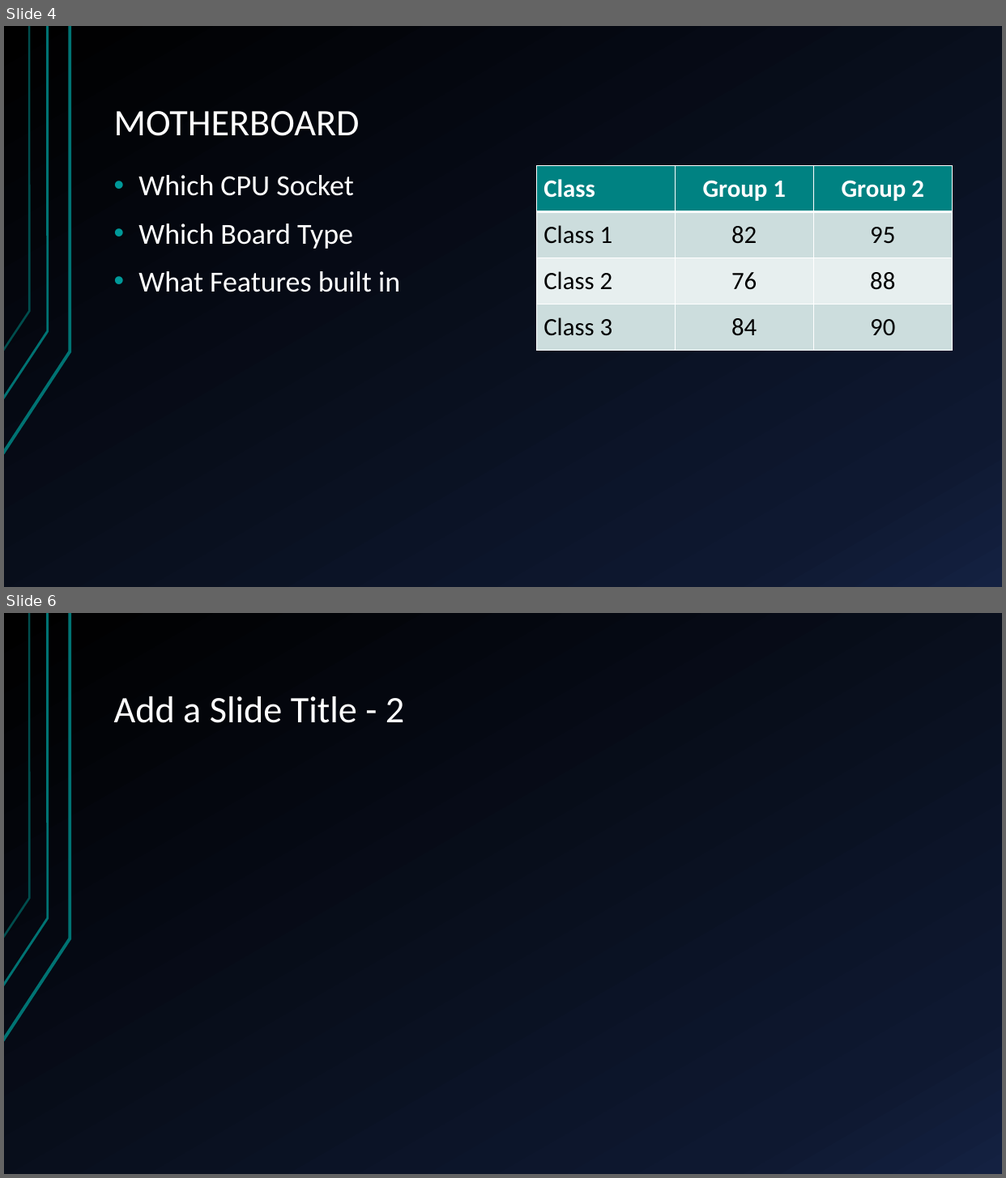
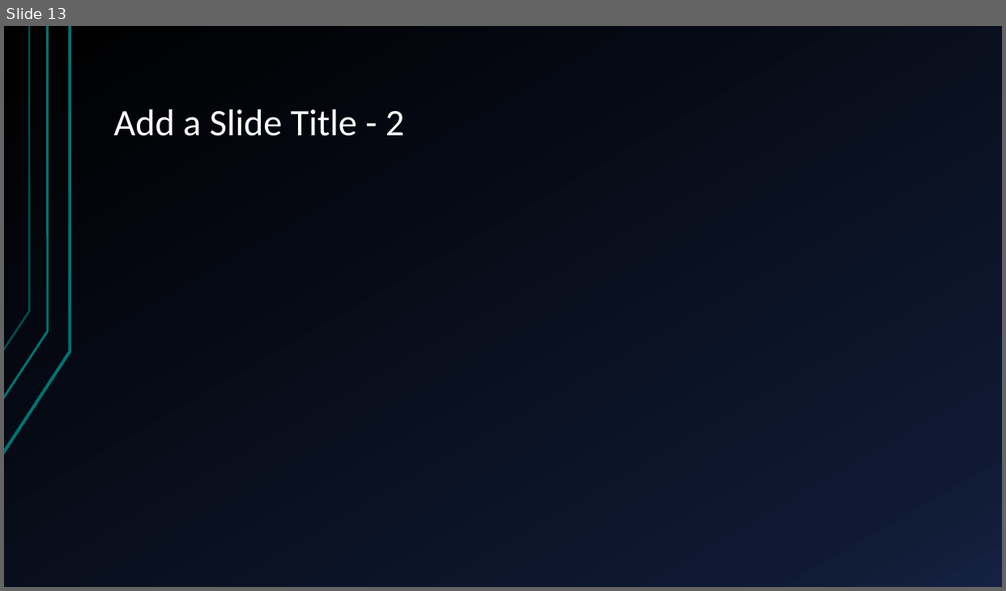
Before and after one commit to Ploppa-Smurph/ctec112_IT_HardwareSupport, a slide deck: buildPC.pptx. Shown one above the other, each under a label of ours: slides 4 and 6 before the commit, slide 13 after it; the slides between them are not shown. The pictures are 1006x1178 and 1006x591 pixels, drawn with LibreOffice and Linux fonts; fonts in the diff are those of the drawing. Boxes give left, top, right and bottom in pixels: in the first picture for what was removed or moved away, otherwise in the second. Text is boxed around its words. In the diff, an @@ line names an element or a change of style, - is before the commit and + after.

```diff
--- a/buildPC.pptx
+++ b/buildPC.pptx
@@ slide 4 removed at box(4, 26, 1002, 587), background gradient #000000 to #0F1931 to #142242; not listed: 3 template elements that a slide beside it also shows @@
@@ title removed at box(114, 111, 360, 136) @@
-MOTHERBOARD
@@ table removed at box(536, 166, 952, 351), 4 rows, 3 columns @@
-Class | Group 1 | Group 2
-Class 1 | 82 | 95
-Class 2 | 76 | 88
-Class 3 | 84 | 90
@@ text removed at box(138, 175, 400, 292) @@
-• Which CPU Socket
-• Which Board Type
-• What Features built in
@@ what was slide 6 is now slide 13 @@
```
Also in this commit, not shown: 3 slides changed, 9 slides added, 6 other slides removed, 1 other file.
